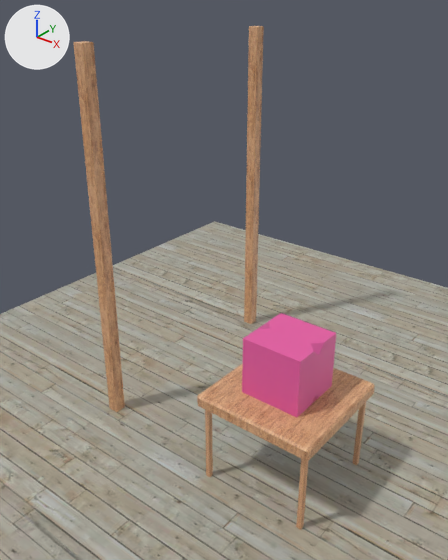
An edit to the glTF model static/model-03/model-03.glb, drawn before and after from the same camera.
One viewpoint serves both versions: a camera (50 mm lens) standing at (4.19, -6.8, 7.31) and looking at (-1.76, 0.64, 2.69). Lighting does not change. The marker at upper left points along +X, +Y and +Z.

Objects in the first picture: 'Cube', 'Floor', 'Leg.001', 'Leg.002', 'Leg.003', 'Pole', 'Pole.001', 'Tabletop'.
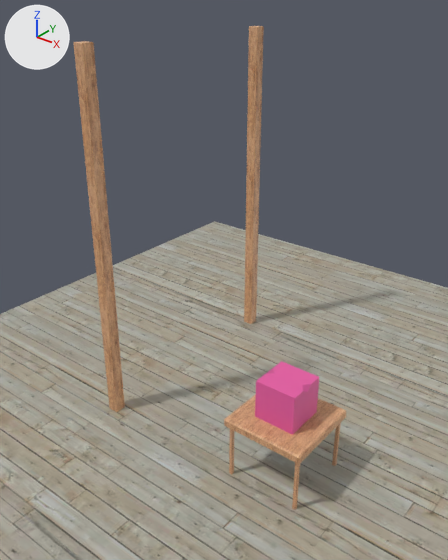
Boxes [x1, y1, x2, y2] around the edits, measured in the pictures (448 x 560 px):
'Cube', moved, rescaled (32% narrower, 29% shorter): before [242, 313, 336, 417]; after [255, 361, 319, 435]
'Tabletop', moved, rescaled (31% narrower, 28% shorter): before [197, 363, 375, 461]; after [224, 394, 346, 464]
'Leg.002', moved, rescaled (31% narrower, 33% shorter): before [296, 459, 308, 530]; after [292, 463, 300, 510]
'Leg.001', moved, rescaled (33% narrower, 32% shorter): before [205, 410, 213, 477]; after [229, 429, 234, 474]
'Leg.003', moved, rescaled: before [353, 402, 366, 465]; after [332, 423, 341, 466]

Diff of the bpy script that builds the scene:
```diff
--- a/static/model-03/model-03.glb.py
+++ b/static/model-03/model-03.glb.py
@@ ob_tabletop @@
 ob_tabletop = bpy.data.objects.new('Tabletop', me_cube)
-ob_tabletop.location = (0.0, 0.0, 1.5)
+ob_tabletop.location = (0.0, 0.0, 1.05)
 ob_tabletop.rotation_euler = (-3.142, 0.0, 0.0)  # degrees (-180, 0, 0)
+ob_tabletop.scale = (0.702, 0.702, 0.702)
@@ ob_cube @@
 ob_cube = bpy.data.objects.new('Cube', me_cube_001)
-ob_cube.location = (0.0, 0.0, 2.06)
-ob_cube.scale = (0.497, 0.497, 0.497)
+ob_cube.location = (0.0, 0.0, 1.44)
+ob_cube.scale = (0.349, 0.349, 0.349)
@@ ob_leg_002 @@
 ob_leg_002 = bpy.data.objects.new('Leg.002', me_cube_003)
-ob_leg_002.location = (0.88, -0.87, 1.41)
-ob_leg_002.scale = (0.0376, 0.0376, 0.0249)
+ob_leg_002.location = (0.62, -0.61, 0.98)
+ob_leg_002.scale = (0.0264, 0.0264, 0.0175)
@@ ob_leg_003 @@
 ob_leg_003 = bpy.data.objects.new('Leg.003', me_cube_003)
-ob_leg_003.location = (0.88, 0.87, 1.41)
-ob_leg_003.scale = (0.0376, 0.0376, 0.0249)
+ob_leg_003.location = (0.62, 0.61, 0.98)
+ob_leg_003.scale = (0.0264, 0.0264, 0.0175)
@@ ob_leg_001 @@
 ob_leg_001 = bpy.data.objects.new('Leg.001', me_cube_003)
-ob_leg_001.location = (-0.85, -0.88, 1.41)
-ob_leg_001.scale = (0.0376, 0.0376, 0.0249)
+ob_leg_001.location = (-0.6, -0.62, 0.98)
+ob_leg_001.scale = (0.0264, 0.0264, 0.0175)
```
